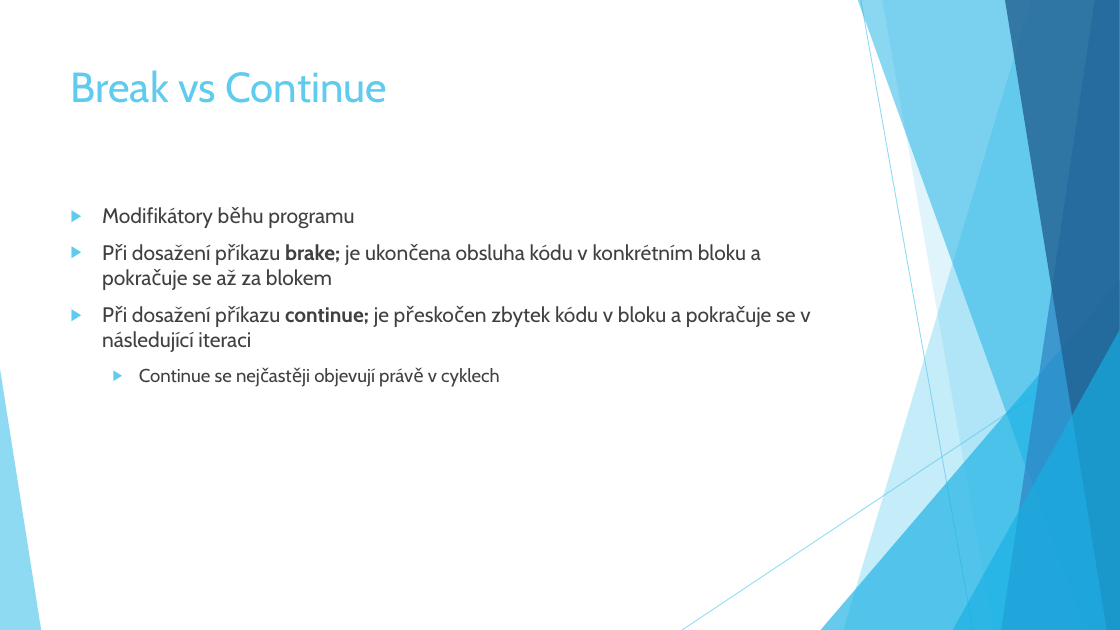
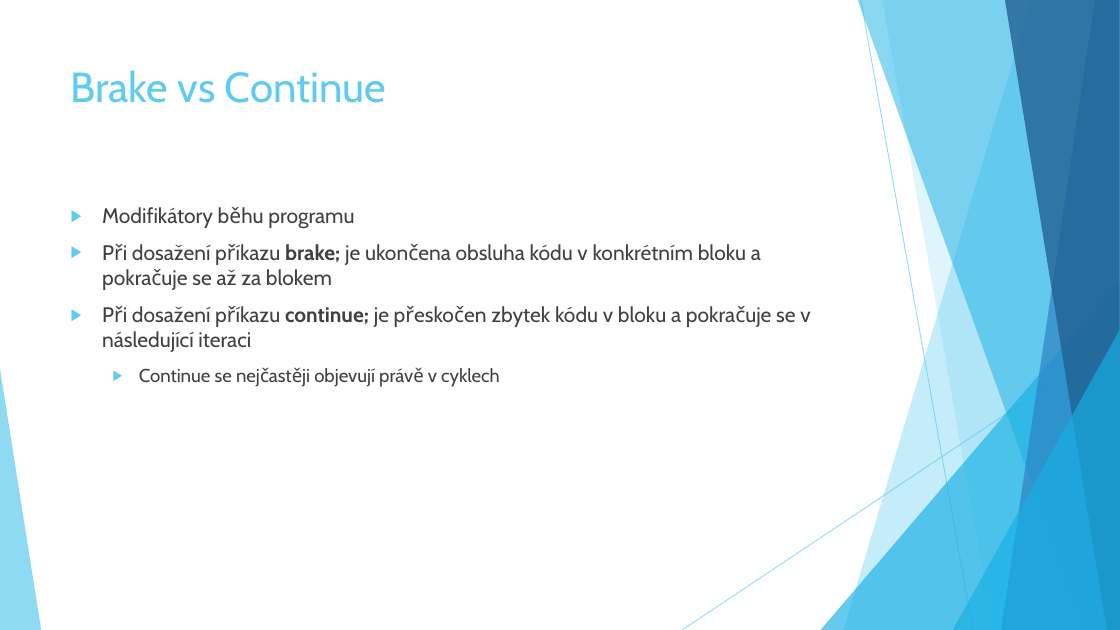
Before and after one commit to dawissl/hradebni, a slide deck: slide 15 of Prezentace/PGM_05.pptx. Drawn at 1120x630 pixels with LibreOffice and Linux fonts; fonts in the diff are those of the drawing. Boxes give left, top, right and bottom in pixels: in the first picture for what was removed or moved away, otherwise in the second. Text is boxed around its words. In the diff, an @@ line names an element or a change of style, - is before the commit and + after.

```diff
--- a/Prezentace/PGM_05.pptx
+++ b/Prezentace/PGM_05.pptx
@@ title at (x1=71, y1=70, x2=387, y2=103): text changed @@
-Break vs Continue
+Brake vs Continue
```
Also in this commit, not shown: 19 other files.
